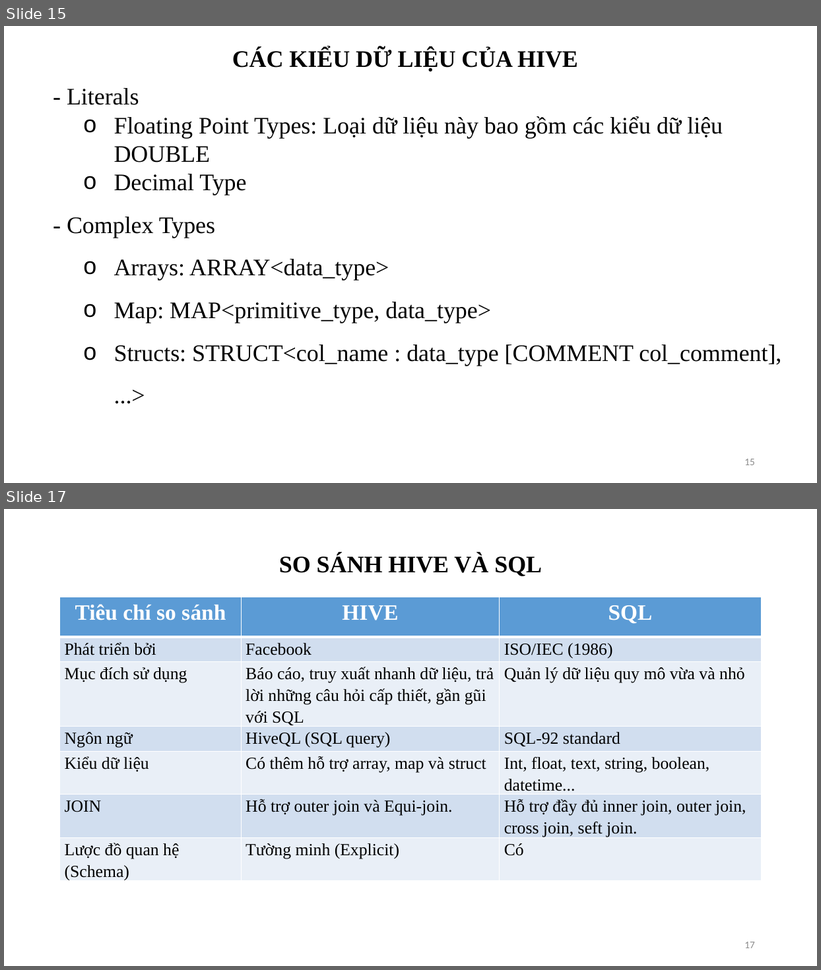
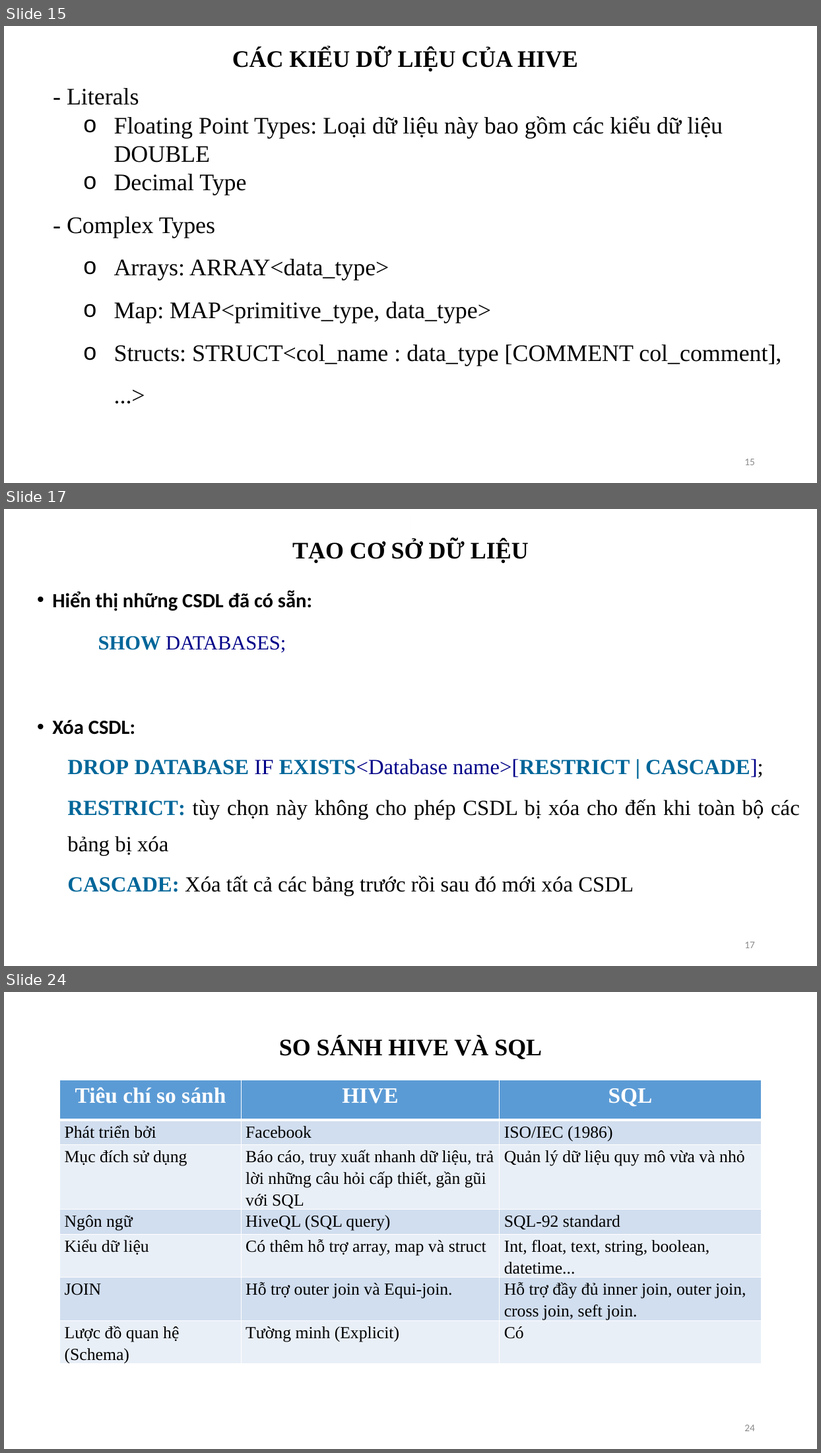
Before and after one commit to DiepMyDung/1212048_1212060_1212354_Seminar_Hive, a slide deck: Final.pptx. Shown one above the other, each under a label of ours: slides 15 and 17 before the commit, slides 15, 17 and 24 after it; the slides between them are not shown. The pictures are 821x970 and 821x1453 pixels, drawn with LibreOffice and Linux fonts; fonts in the diff are those of the drawing. Boxes give left, top, right and bottom in pixels: in the first picture for what was removed or moved away, otherwise in the second. Text is boxed around its words. In the diff, an @@ line names an element or a change of style, - is before the commit and + after.

```diff
--- a/Final.pptx
+++ b/Final.pptx
@@ slide 17 added at <box>4,509,817,966</box>, background #FFFFFF @@
@@ rectangle added at <box>411,515,411,533</box>, fill #FBFBFB @@
@@ title added at <box>292,541,529,563</box>, 28 pt, text #000000, bold @@
+TẠO CƠ SỞ DỮ LIỆU
@@ text added at <box>52,590,800,896</box>, 25.5 pt, text #000000 @@
+• Hiển thị những CSDL đã có sẵn:
+SHOW DATABASES;
+• Xóa CSDL:
+  DROP DATABASE IF EXISTS<Database name>[RESTRICT | CASCADE];
+  RESTRICT: tùy chọn này không cho phép CSDL bị xóa cho đến khi toàn bộ các bảng bị xóa
+  CASCADE: Xóa tất cả các bảng trước rồi sau đó mới xóa CSDL
@@ page number added at <box>745,942,755,949</box>, 12 pt, text #8C8C8C @@
+17
@@ what was slide 17 is now slide 24 @@
@@ page number at <box>745,1425,755,1432</box>: text changed @@
-17
+24
```
Also in this commit, not shown: 3 slides changed, 6 other slides added.
